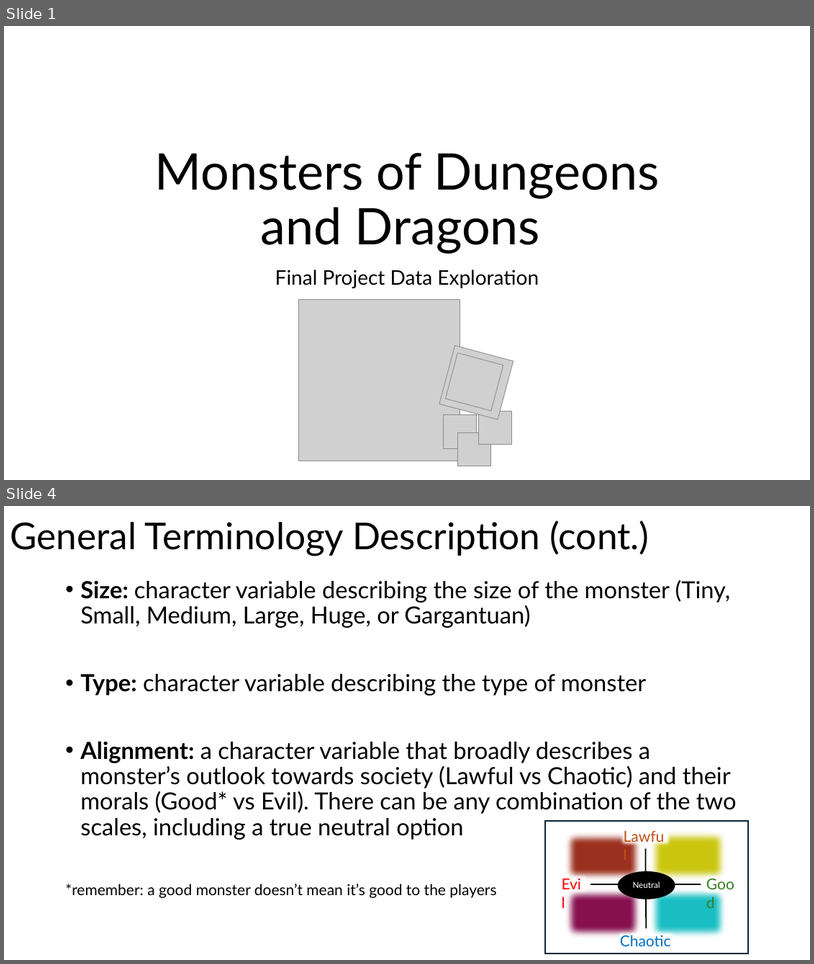
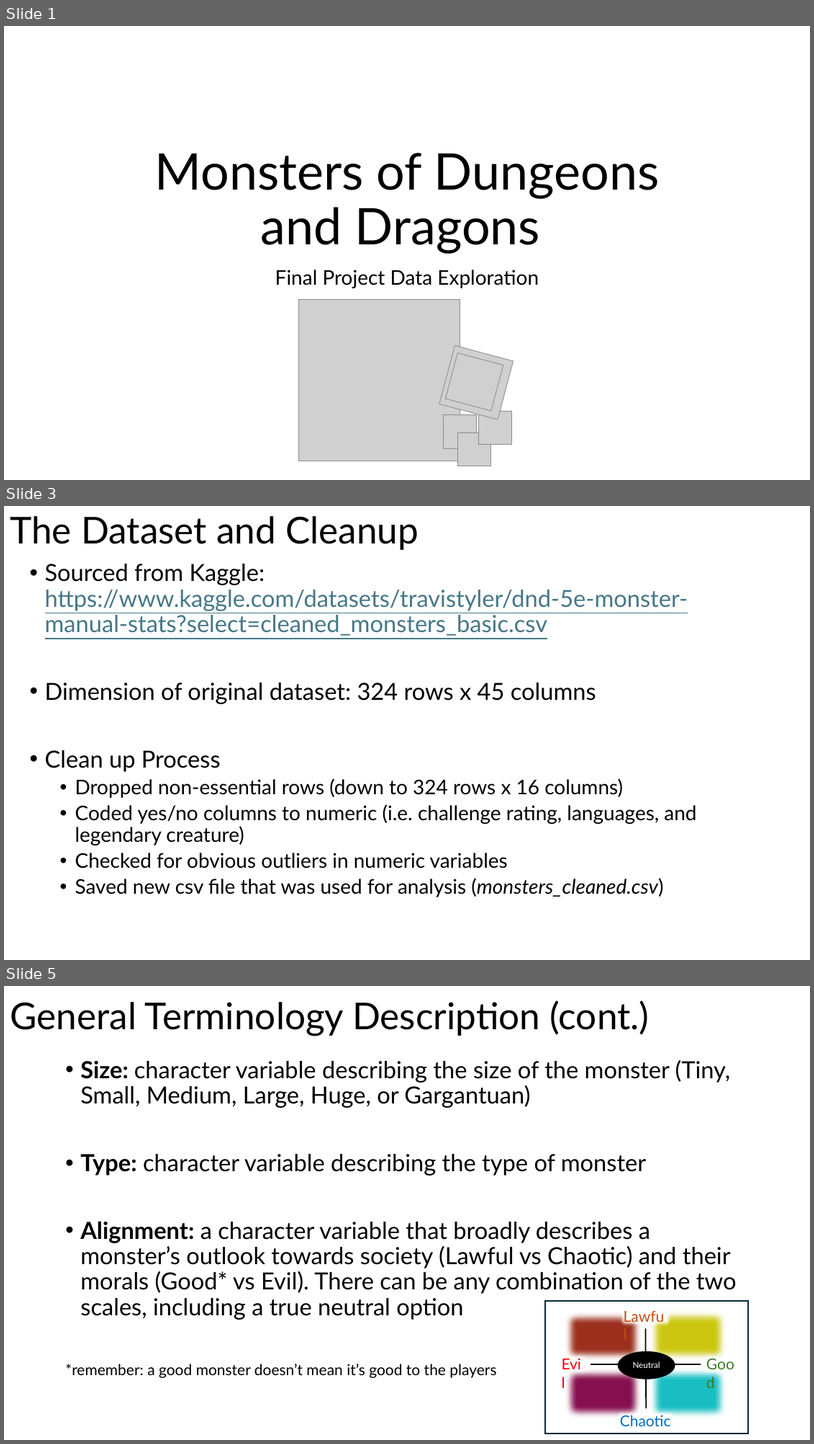
Before and after one commit to odelmas-sci/824-final, a slide deck: Monsters of Dungeons and Dragons.pptx. Shown one above the other, each under a label of ours: slides 1 and 4 before the commit, slides 1, 3 and 5 after it; the slides between them are not shown. The pictures are 814x964 and 814x1444 pixels, drawn with LibreOffice and Linux fonts; fonts in the diff are those of the drawing; grey boxes stand for pictures. Boxes give left, top, right and bottom in pixels: in the first picture for what was removed or moved away, otherwise in the second. Text is boxed around its words. In the diff, an @@ line names an element or a change of style, - is before the commit and + after.

```diff
--- a/Monsters of Dungeons and Dragons.pptx
+++ b/Monsters of Dungeons and Dragons.pptx
@@ slide 3 added at bbox=[4, 506, 810, 960], background #FFFFFF @@
@@ title added at bbox=[10, 516, 419, 550], 44 pt, text #000000 @@
+The Dataset and Cleanup
@@ text added at bbox=[45, 564, 697, 897], 24 pt, text #000000 @@
+• Sourced from Kaggle: https://www.kaggle.com/datasets/travistyler/dnd-5e-monster-manual-stats?select=cleaned_monsters_basic.csv
+• Dimension of original dataset: 324 rows x 45 columns
+• Clean up Process
+  • Dropped non-essential rows (down to 324 rows x 16 columns)
+  • Coded yes/no columns to numeric (i.e. challenge rating, languages, and legendary creature)
+  • Checked for obvious outliers in numeric variables
+  • Saved new csv file that was used for analysis (monsters_cleaned.csv)
@@ what was slide 4 is now slide 5 @@
```
Also in this commit, not shown: 11 slides changed, 5 other slides added, 2 slides removed, 1 other file.
